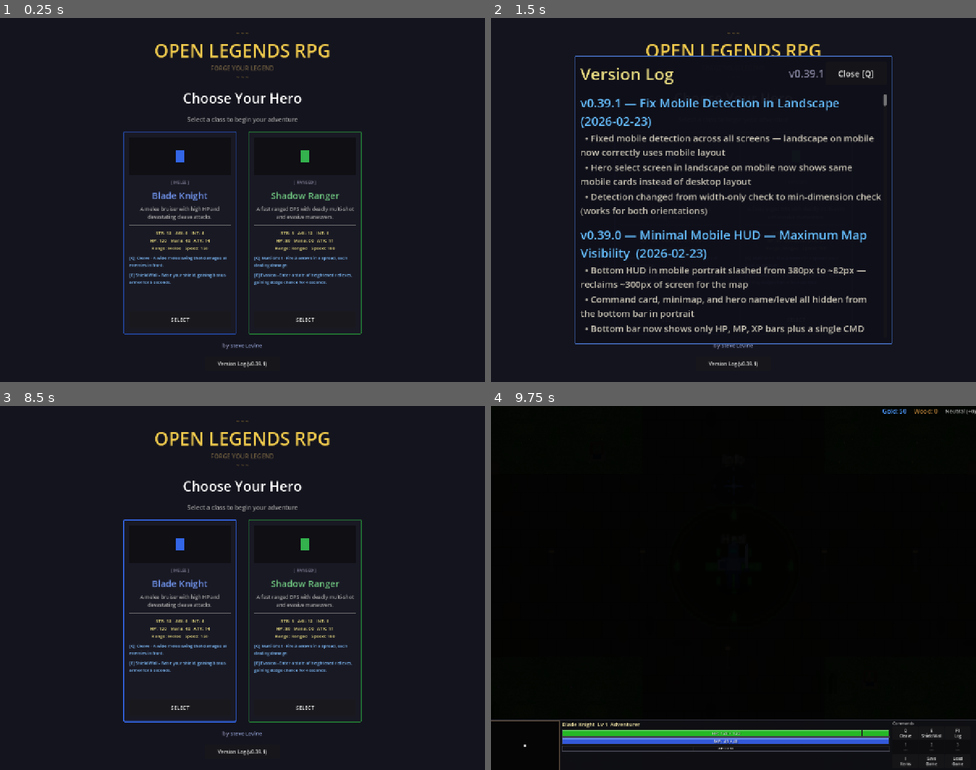
Above: before the commit, frames 1-4 (two rows, left to right).
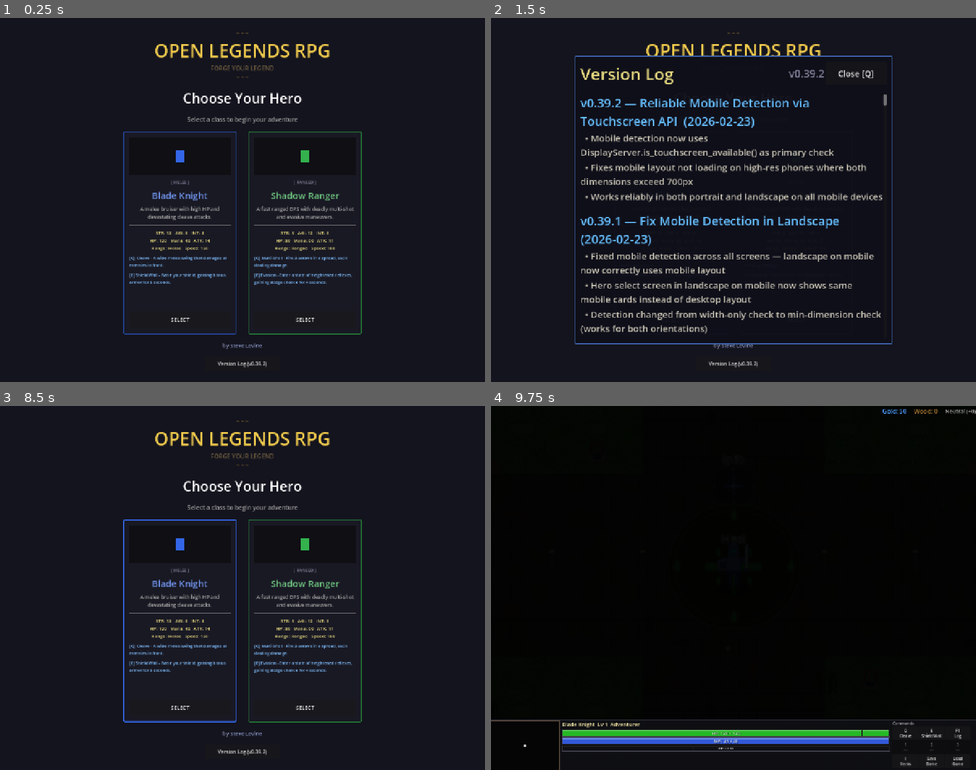
Above: after the commit, the same moments.

Repository: slxny/legends-open-rpg
Game: Godot game, scene res://scenes/main.tscn
Same seed, same stepped clock (60 frames per second), same inputs: the game is played once before the commit and once after it.
Inputs (mouse positions are in pixels of both pictures, inside the frame that each line leads up to):
- Up to frame 1 (0.25 s): no input
- Up to frame 2 (1.5 s): click "Version Log (v0.39.1)" (after the commit: "Version Log (v0.39.2)") at 0.5 s; click "SELECT" at 1.25 s
- Up to frame 3 (8.5 s): click "SELECT" at 2 s; tap Enter at 2.75, 4.25, 5.75 s; move the mouse to (349, 569) at 2.77 s; hold D (move_right) 2.78-3.5 s; hold Q (ability_1) 2.78-3.5 s; click (349, 569) at 2.92 s; tap Space (attack) at 3.5, 6.5 s; drag from (145, 606) to (218, 660) at 3.52 s; move the mouse to (291, 507) at 4.27 s; hold D (move_right) 4.28-5 s; hold Space (attack) 4.28-5 s; drag from (218, 660) to (97, 533) at 5.02 s; move the mouse to (388, 642) at 5.77 s; hold A (move_left) 5.78-6.5 s; tap 1 at 5.85 s; tap I (toggle_inventory) at 6.4 s; drag from (97, 533) to (169, 497) at 6.52 s; move the mouse to (266, 588) at 7.27 s; hold S (move_down) 7.28-8 s; tap 3 at 7.35 s; click (266, 588) at 7.42 s; tap Escape (ui_cancel) at 7.9 s; drag from (169, 497) to (145, 606) at 8.02 s
- Up to frame 4 (9.75 s): move the mouse to (840, 569) at 8.77 s; hold W (move_up) 8.78-9.5 s; hold Q (ability_1) 8.78-9.5 s; drag from (636, 606) to (709, 660) at 9.52 s

The runs differ from the first frame. In frame 1, less than 0.1% of the frame differs, in the area x 54-55%, y 94-96%; in frame 2, 9.7%, in the area x 18-81%, y 14-96%; in frame 3, less than 0.1%; in frame 4, nothing differs.

Commit message:
Use DisplayServer.is_touchscreen_available() for mobile detection
Pure resolution checks fail on modern phones (e.g. 1080x1920) where
both dimensions exceed 700px. Now the primary check is whether the
device has a touchscreen, with a min-dimension fallback for small
desktop windows. Fixed across all 21 files.

https://claude.ai/code/session_017og7U6vscobkg1TanUuk76

Diff:
--- a/scenes/enemies/enemy.gd
+++ b/scenes/enemies/enemy.gd
@@ -95,7 +95,7 @@
 	name_label.visible = false
 	# Detect mobile for font scaling
 	var vp_size = get_viewport().get_visible_rect().size
-	var is_mobile = min(vp_size.x, vp_size.y) < 700
+	var is_mobile = DisplayServer.is_touchscreen_available() or min(vp_size.x, vp_size.y) < 700
 	# Scale enemy name label for mobile — larger font, moved higher so it
 	# doesn't overlap the sprite and block taps
 	if is_mobile:
--- a/scenes/hero_select/hero_select.gd
+++ b/scenes/hero_select/hero_select.gd
@@ -27,7 +27,7 @@
 
 func _detect_mobile() -> void:
 	var vp_size = get_viewport().get_visible_rect().size
-	_is_mobile = min(vp_size.x, vp_size.y) < 700
+	_is_mobile = DisplayServer.is_touchscreen_available() or min(vp_size.x, vp_size.y) < 700
 
 func _on_viewport_resized() -> void:
 	var was_mobile = _is_mobile
--- a/scenes/npcs/beacon.gd
+++ b/scenes/npcs/beacon.gd
@@ -47,7 +47,7 @@
 	if not beacon_label.is_empty():
 		label.text = beacon_label
 		var vp_size = get_viewport().get_visible_rect().size
-		if min(vp_size.x, vp_size.y) < 700:
+		if DisplayServer.is_touchscreen_available() or min(vp_size.x, vp_size.y) < 700:
 			label.add_theme_font_size_override("font_size", 18)
 		label.pivot_offset = label.size / 2.0
 	else:
--- a/scenes/npcs/npc_armorer.gd
+++ b/scenes/npcs/npc_armorer.gd
@@ -17,7 +17,7 @@
 	name_label.text = armory_name
 	name_label.visible = false
 	var vp_size = get_viewport().get_visible_rect().size
-	if min(vp_size.x, vp_size.y) < 700:
+	if DisplayServer.is_touchscreen_available() or min(vp_size.x, vp_size.y) < 700:
 		name_label.add_theme_font_size_override("font_size", 18)
 	name_label.pivot_offset = name_label.size / 2.0
 	beacon.activated.connect(_on_beacon_activated)
--- a/scenes/npcs/npc_shopkeeper.gd
+++ b/scenes/npcs/npc_shopkeeper.gd
@@ -22,7 +22,7 @@
 	name_label.text = shop_name
 	name_label.visible = false
 	var vp_size = get_viewport().get_visible_rect().size
-	if min(vp_size.x, vp_size.y) < 700:
+	if DisplayServer.is_touchscreen_available() or min(vp_size.x, vp_size.y) < 700:
 		name_label.add_theme_font_size_override("font_size", 18)
 	name_label.pivot_offset = name_label.size / 2.0
 	beacon.activated.connect(_on_beacon_activated)
--- a/scenes/npcs/npc_tavern.gd
+++ b/scenes/npcs/npc_tavern.gd
@@ -17,7 +17,7 @@
 	name_label.text = tavern_name
 	name_label.visible = false
 	var vp_size = get_viewport().get_visible_rect().size
-	if min(vp_size.x, vp_size.y) < 700:
+	if DisplayServer.is_touchscreen_available() or min(vp_size.x, vp_size.y) < 700:
 		name_label.add_theme_font_size_override("font_size", 18)
 	name_label.pivot_offset = name_label.size / 2.0
 	beacon.activated.connect(_on_beacon_activated)
--- a/scenes/npcs/npc_woodworker.gd
+++ b/scenes/npcs/npc_woodworker.gd
@@ -17,7 +17,7 @@
 	name_label.text = npc_name
 	name_label.visible = false
 	var vp_size = get_viewport().get_visible_rect().size
-	if min(vp_size.x, vp_size.y) < 700:
+	if DisplayServer.is_touchscreen_available() or min(vp_size.x, vp_size.y) < 700:
 		name_label.add_theme_font_size_override("font_size", 18)
 	name_label.pivot_offset = name_label.size / 2.0
 	beacon.activated.connect(_on_beacon_activated)
--- a/scenes/player/player.gd
+++ b/scenes/player/player.gd
@@ -245,7 +245,7 @@
 
 	# Mobile detection and attack button setup
 	var vp_size = get_viewport().get_visible_rect().size
-	_is_mobile = min(vp_size.x, vp_size.y) < 700
+	_is_mobile = DisplayServer.is_touchscreen_available() or min(vp_size.x, vp_size.y) < 700
 	if _is_mobile:
 		_click_circle.radius = CLICK_RADIUS_MOBILE
 		_create_mobile_attack_button()
--- a/scenes/ui/armory_dialog.gd
+++ b/scenes/ui/armory_dialog.gd
@@ -28,7 +28,7 @@
 
 func _detect_mobile() -> void:
 	var vp_size = get_viewport().get_visible_rect().size
-	_is_mobile = min(vp_size.x, vp_size.y) < 700
+	_is_mobile = DisplayServer.is_touchscreen_available() or min(vp_size.x, vp_size.y) < 700
 	if _is_mobile:
 		var margin = 10.0
 		panel.offset_left = -vp_size.x / 2.0 + margin
--- a/scenes/ui/center_message_system.gd
+++ b/scenes/ui/center_message_system.gd
@@ -61,7 +61,7 @@
 func _display_message(text: String, color: Color, duration: float) -> void:
 	# SC-style: instant appear, no fade in
 	var vp_size = get_viewport().get_visible_rect().size
-	var is_mobile = min(vp_size.x, vp_size.y) < 700
+	var is_mobile = DisplayServer.is_touchscreen_available() or min(vp_size.x, vp_size.y) < 700
 	var settings = LabelSettings.new()
 	settings.font_size = 72 if is_mobile else 32
 	settings.font_color = color
--- a/scenes/ui/changelog_dialog.gd
+++ b/scenes/ui/changelog_dialog.gd
@@ -9,9 +9,19 @@
 var _is_visible: bool = false
 var _is_mobile: bool = false
 
-const GAME_VERSION := "v0.39.1"
+const GAME_VERSION := "v0.39.2"
 
 const CHANGELOG: Array[Dictionary] = [
+	{
+		"version": "v0.39.2",
+		"title": "Reliable Mobile Detection via Touchscreen API",
+		"date": "2026-02-23",
+		"entries": [
+			"Mobile detection now uses DisplayServer.is_touchscreen_available() as primary check",
+			"Fixes mobile layout not loading on high-res phones where both dimensions exceed 700px",
+			"Works reliably in both portrait and landscape on all mobile devices",
+		]
+	},
 	{
 		"version": "v0.39.1",
 		"title": "Fix Mobile Detection in Landscape",
@@ -592,7 +602,7 @@
 	_is_visible = true
 	panel.visible = true
 	var vp_size = get_viewport().get_visible_rect().size
-	_is_mobile = min(vp_size.x, vp_size.y) < 700
+	_is_mobile = DisplayServer.is_touchscreen_available() or min(vp_size.x, vp_size.y) < 700
 	_resize_panel(vp_size)
 	_build_entries()
 	scroll.scroll_vertical = 0
--- a/scenes/ui/game_messages.gd
+++ b/scenes/ui/game_messages.gd
@@ -18,7 +18,7 @@
 	label.text = text
 	label.horizontal_alignment = HORIZONTAL_ALIGNMENT_CENTER
 	var vp_size = get_viewport().get_visible_rect().size
-	var is_mobile = min(vp_size.x, vp_size.y) < 700
+	var is_mobile = DisplayServer.is_touchscreen_available() or min(vp_size.x, vp_size.y) < 700
 	var settings = LabelSettings.new()
 	settings.font_size = 48 if is_mobile else 18
 	settings.font_color = color
--- a/scenes/ui/hero_stats_panel.gd
+++ b/scenes/ui/hero_stats_panel.gd
@@ -33,7 +33,7 @@
 
 func _detect_mobile() -> void:
 	var vp_size = get_viewport().get_visible_rect().size
-	_is_mobile = min(vp_size.x, vp_size.y) < 700
+	_is_mobile = DisplayServer.is_touchscreen_available() or min(vp_size.x, vp_size.y) < 700
 	if _is_mobile:
 		var margin = 10.0
 		panel.offset_left = -vp_size.x / 2.0 + margin
--- a/scenes/ui/hud.gd
+++ b/scenes/ui/hud.gd
@@ -67,7 +67,7 @@
 
 func _detect_mobile() -> void:
 	var vp_size = get_viewport().get_visible_rect().size
-	_is_mobile = min(vp_size.x, vp_size.y) < 700
+	_is_mobile = DisplayServer.is_touchscreen_available() or min(vp_size.x, vp_size.y) < 700
 	_is_portrait = _is_mobile and vp_size.y >= vp_size.x
 
 func _apply_mobile_layout() -> void:
--- a/scenes/ui/inventory_screen.gd
+++ b/scenes/ui/inventory_screen.gd
@@ -82,7 +82,7 @@
 
 func _detect_mobile() -> void:
 	var vp_size = get_viewport().get_visible_rect().size
-	_is_mobile = min(vp_size.x, vp_size.y) < 700
+	_is_mobile = DisplayServer.is_touchscreen_available() or min(vp_size.x, vp_size.y) < 700
 	if _is_mobile:
 		var margin = 8.0
 		panel.anchor_left = 0.0
--- a/scenes/ui/pause_menu.gd
+++ b/scenes/ui/pause_menu.gd
@@ -40,7 +40,7 @@
 
 func _detect_mobile() -> void:
 	var vp_size = get_viewport().get_visible_rect().size
-	_is_mobile = min(vp_size.x, vp_size.y) < 700
+	_is_mobile = DisplayServer.is_touchscreen_available() or min(vp_size.x, vp_size.y) < 700
 
 func _build_menu() -> void:
 	# Clear previous content
--- a/scenes/ui/shop_dialog.gd
+++ b/scenes/ui/shop_dialog.gd
@@ -50,7 +50,7 @@
 
 func _detect_mobile() -> void:
 	var vp_size = get_viewport().get_visible_rect().size
-	_is_mobile = min(vp_size.x, vp_size.y) < 700
+	_is_mobile = DisplayServer.is_touchscreen_available() or min(vp_size.x, vp_size.y) < 700
 	if _is_mobile:
 		var margin = 8.0
 		panel.offset_left = -vp_size.x / 2.0 + margin
--- a/scenes/ui/tavern_dialog.gd
+++ b/scenes/ui/tavern_dialog.gd
@@ -49,7 +49,7 @@
 
 func _detect_mobile() -> void:
 	var vp_size = get_viewport().get_visible_rect().size
-	_is_mobile = min(vp_size.x, vp_size.y) < 700
+	_is_mobile = DisplayServer.is_touchscreen_available() or min(vp_size.x, vp_size.y) < 700
 	if _is_mobile:
 		var margin = 10.0
 		panel.offset_left = -vp_size.x / 2.0 + margin
--- a/scenes/ui/woodworking_dialog.gd
+++ b/scenes/ui/woodworking_dialog.gd
@@ -61,7 +61,7 @@
 
 func _detect_mobile() -> void:
 	var vp_size = get_viewport().get_visible_rect().size
-	_is_mobile = min(vp_size.x, vp_size.y) < 700
+	_is_mobile = DisplayServer.is_touchscreen_available() or min(vp_size.x, vp_size.y) < 700
 	if _is_mobile:
 		var margin = 10.0
 		panel.offset_left = -vp_size.x / 2.0 + margin
--- a/scenes/world/regions/havens_rest.gd
+++ b/scenes/world/regions/havens_rest.gd
@@ -490,7 +490,7 @@
 	label.horizontal_alignment = HORIZONTAL_ALIGNMENT_CENTER
 	label.custom_minimum_size = Vector2(100, 0)
 	var vp_size = get_viewport().get_visible_rect().size
-	if min(vp_size.x, vp_size.y) < 700:
+	if DisplayServer.is_touchscreen_available() or min(vp_size.x, vp_size.y) < 700:
 		label.add_theme_font_size_override("font_size", 16)
 	parent.add_child(label)
 
--- a/scripts/ui/sc_bar.gd
+++ b/scripts/ui/sc_bar.gd
@@ -16,7 +16,7 @@
 
 func _ready() -> void:
 	var vp_size = get_viewport().get_visible_rect().size
-	_is_mobile = min(vp_size.x, vp_size.y) < 700
+	_is_mobile = DisplayServer.is_touchscreen_available() or min(vp_size.x, vp_size.y) < 700
 	_label_settings = LabelSettings.new()
 	_label_settings.font_size = 32 if _is_mobile else 13
 	_label_settings.font_color = Color(0.95, 0.95, 0.95)
